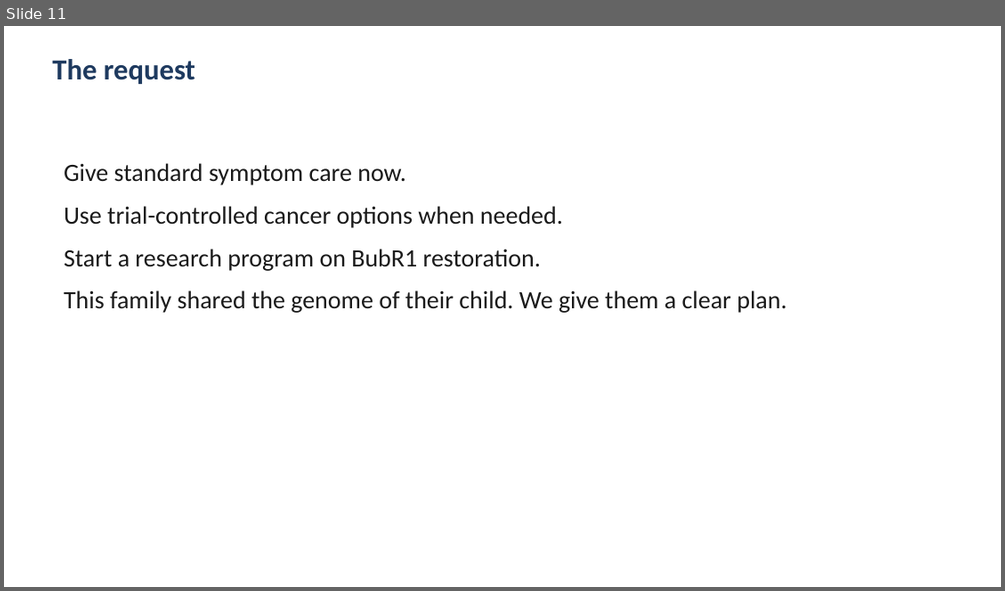
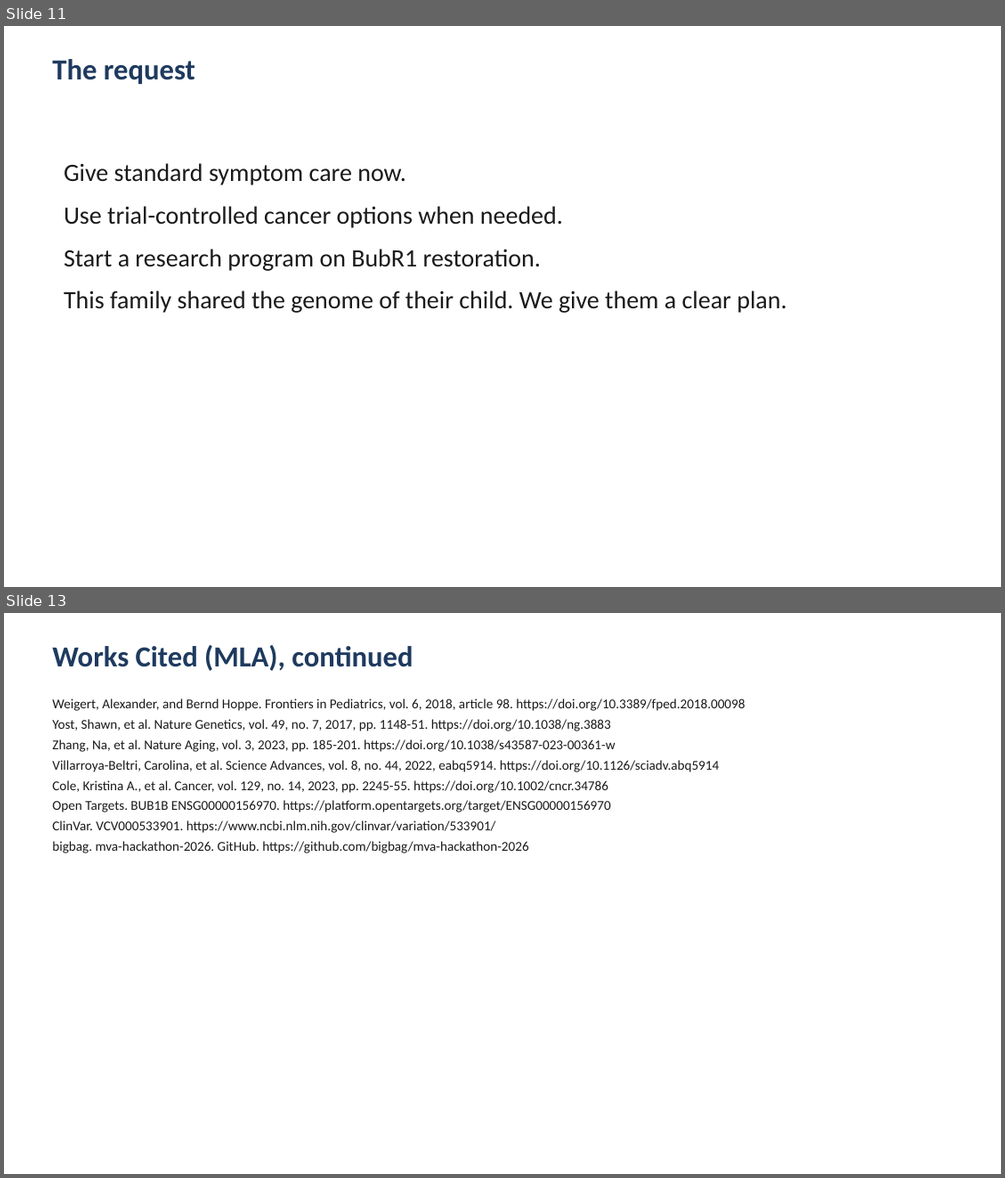
Before and after one commit to bigbag/mva-hackathon-2026, a slide deck: track2/slides/pitch_deck.pptx. Shown one above the other, each under a label of ours: slide 11 before the commit, slides 11 and 13 after it; the slides between them are not shown. The pictures are 1005x591 and 1005x1178 pixels, drawn with LibreOffice and Linux fonts; fonts in the diff are those of the drawing. Boxes give left, top, right and bottom in pixels: in the first picture for what was removed or moved away, otherwise in the second. Text is boxed around its words. In the diff, an @@ line names an element or a change of style, - is before the commit and + after.

Commit message:
Add MLA Works Cited with verified DOIs and official hackathon links
Correct Mossé initials, Zhang author, Rio Frio, SpliceAI (Jaganathan),
gnomAD v4 (Chen Nature), and EXIST-1 57.7% from the 2016 long-term paper.

```diff
--- a/track2/slides/pitch_deck.pptx
+++ b/track2/slides/pitch_deck.pptx
@@ slide 13 added at [4,613,1001,1174], background #FFFFFF @@
@@ text added at [52,645,413,671], 28 pt, text #1E3A5F, bold @@
+Works Cited (MLA), continued
@@ text added at [52,698,744,853], 13 pt, text #1A1A1A @@
+Weigert, Alexander, and Bernd Hoppe. Frontiers in Pediatrics, vol. 6, 2018, article 98. https://doi.org/10.3389/fped.2018.00098
+Yost, Shawn, et al. Nature Genetics, vol. 49, no. 7, 2017, pp. 1148-51. https://doi.org/10.1038/ng.3883
+Zhang, Na, et al. Nature Aging, vol. 3, 2023, pp. 185-201. https://doi.org/10.1038/s43587-023-00361-w
+Villarroya-Beltri, Carolina, et al. Science Advances, vol. 8, no. 44, 2022, eabq5914. https://doi.org/10.1126/sciadv.abq5914
+Cole, Kristina A., et al. Cancer, vol. 129, no. 14, 2023, pp. 2245-55. https://doi.org/10.1002/cncr.34786
+Open Targets. BUB1B ENSG00000156970. https://platform.opentargets.org/target/ENSG00000156970
+ClinVar. VCV000533901. https://www.ncbi.nlm.nih.gov/clinvar/variation/533901/
+bigbag. mva-hackathon-2026. GitHub. https://github.com/bigbag/mva-hackathon-2026
```
Also in this commit, not shown: 1 slide changed, 1 other slide added, 7 other files.
